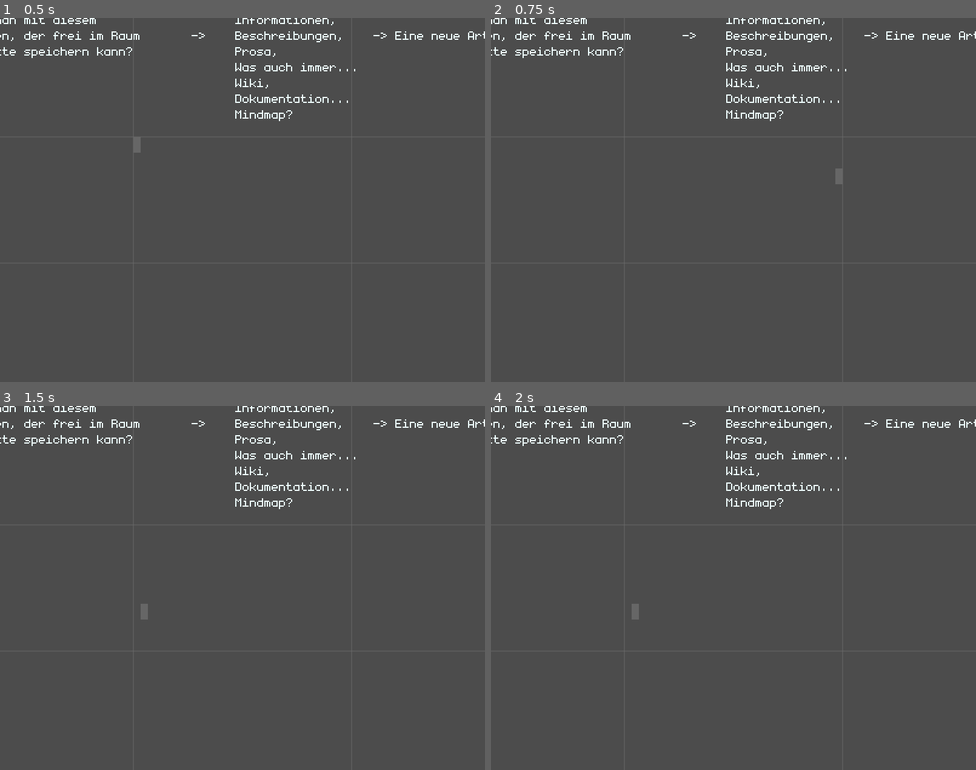
Above: before the commit, frames 1-4 (two rows, left to right).
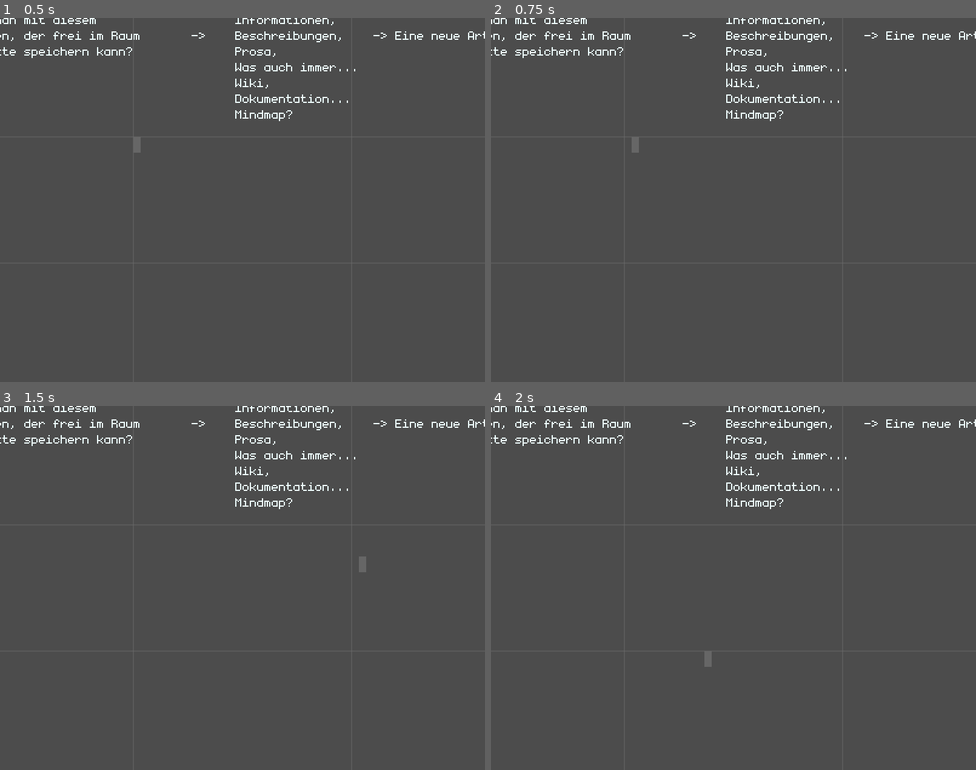
Above: after the commit, the same moments.

Repository: slapslash/TextMap
Game: Godot game, scene res://TextMap.tscn
The game is run twice, just before and just after one commit, with the same random seed, the same clock (stepped at 60 frames per second) and the same inputs.
Inputs (mouse positions are in pixels of both pictures, inside the frame that each line leads up to):
- Up to frame 1 (0.5 s): no input
- Up to frame 2 (0.75 s): tap Enter at 0.5, 0.6 s; move the mouse to (840, 181) at 0.52 s; hold Right from 0.53 s (still down); click (840, 181) at 0.67 s
- Up to frame 3 (1.5 s): tap Space at 0.77, 1.25 s; release Right at 1.25 s; drag from (145, 606) to (218, 660) at 1.27 s
- Up to frame 4 (2 s): no input

Frame 1 is identical in both runs. In frame 2, 0.1% of the frame differs, in the area x 29-73%, y 32-46%; in frame 3, 0.1%, in the area x 29-76%, y 41-59%; in frame 4, 0.1%.

Commit message:
change cell if LMB is released, not pressed. This is a precondition for selecting text with LMB pressed.

Diff:
--- a/Cursor.gd
+++ b/Cursor.gd
@@ -13,9 +13,8 @@
 
 func init_custom_cursor(zoom_level: float = 1.0):
 	"""
-	change cursor to something more suitable than the standard arrow.
-	TODO: sadly, the complete custom cursor isn't as easy to do, as not only
-	the camera zoom level applies, but also the
+	Change cursor to something more suitable than the standard arrow.
+	Needs to be called every time, the camera zoom changes.
 	"""
 	var tex = ImageTexture.new()
 	var img = Image.new()
@@ -32,7 +31,8 @@
 
 func _input(event):
 	if event is InputEventMouseButton:
-		if event.pressed:
+		# change cell if left mouse button is released.
+		if not event.pressed:
 			if event.button_index == BUTTON_LEFT:
 				var mpos = get_global_mouse_position()
 				Global.cell.x = round((mpos.x - Global.cell_size.x / 2) / Global.cell_size.x)
